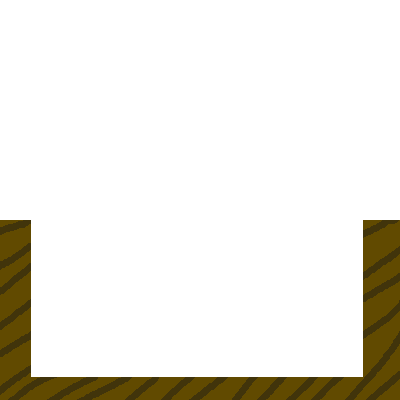
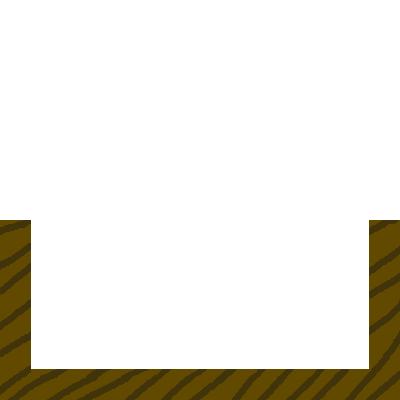
Layer changes from the first 400px x 400px image to the second:
painted on "Layer 1" over [31, 220, 369, 381]
